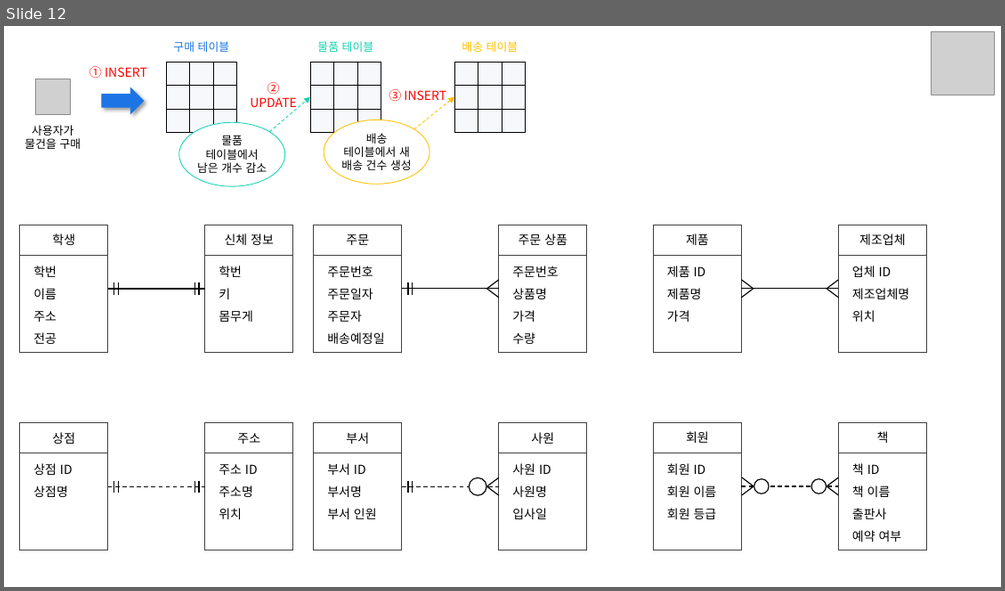
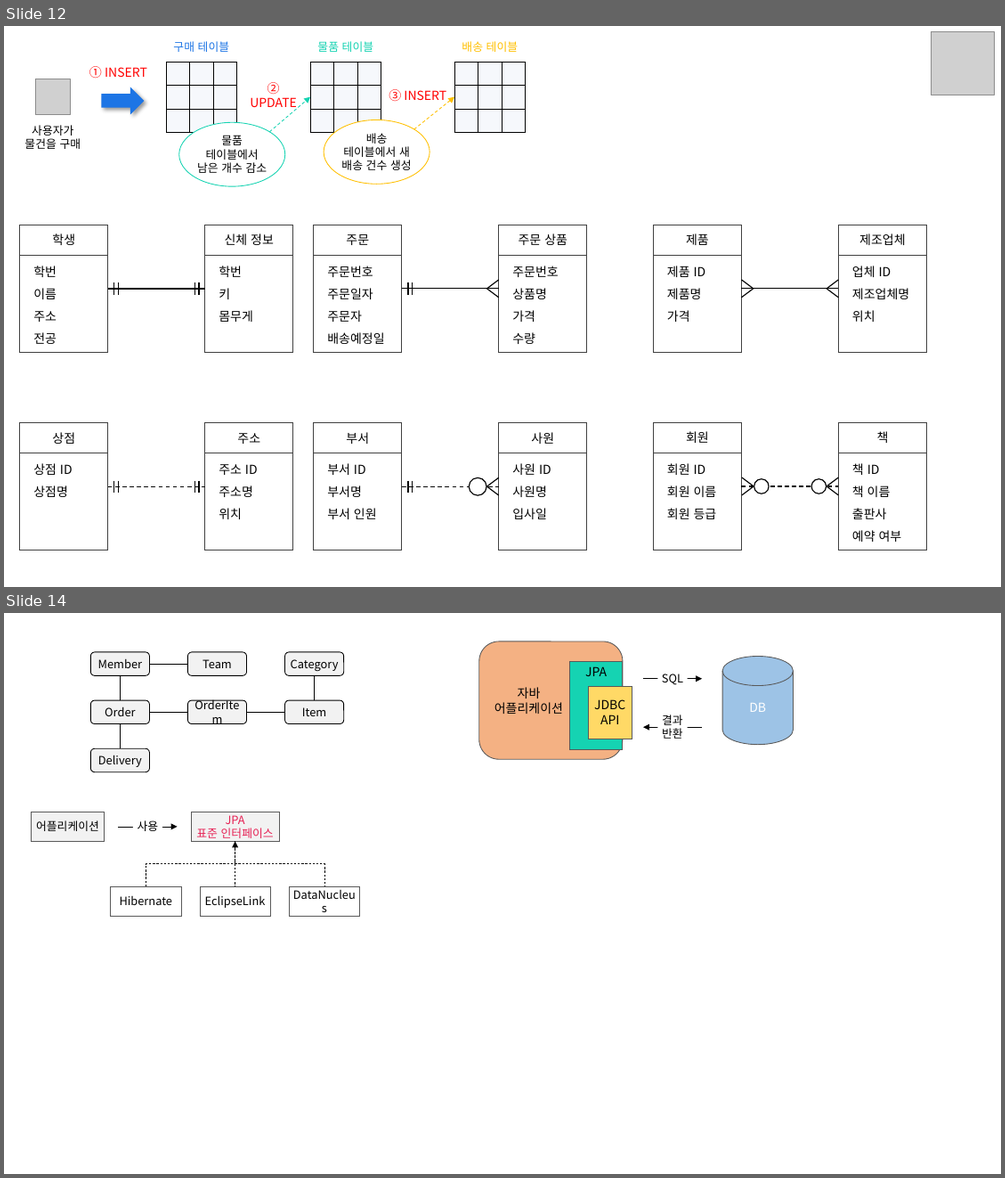
Before and after one commit to siwon-park/BackEnd-Study, a slide deck: PPT_Image.pptx. Shown one above the other, each under a label of ours: slide 12 before the commit, slides 12 and 14 after it; the slides between them are not shown. The pictures are 1005x591 and 1005x1178 pixels, drawn with LibreOffice and Linux fonts; fonts in the diff are those of the drawing; grey boxes stand for pictures. Boxes give left, top, right and bottom in pixels: in the first picture for what was removed or moved away, otherwise in the second. Text is boxed around its words. In the diff, an @@ line names an element or a change of style, - is before the commit and + after.

```diff
--- a/PPT_Image.pptx
+++ b/PPT_Image.pptx
@@ slide 14 added at <box>4,613,1001,1174</box>, background #FFFFFF @@
@@ rounded rectangle added at <box>90,652,150,675</box>, fill #F2F2F2, outline #000000 0.75 pt, 11 pt, text #000000 @@
+Member
@@ line added from (188, 664) to (150, 664), #000000 0.5 pt @@
@@ rounded rectangle added at <box>188,652,247,675</box>, fill #F2F2F2, outline #000000 0.75 pt, 11 pt, text #000000 @@
+Team
@@ rounded rectangle added at <box>285,652,344,675</box>, fill #F2F2F2, outline #000000 0.75 pt, 11 pt, text #000000 @@
+Category
@@ rounded rectangle added at <box>479,641,623,759</box>, fill #F4B183, outline #595959 0.75 pt, 12 pt, text #000000 @@
+자바
+어플리케이션
@@ rectangle added at <box>569,662,623,750</box>, fill #15D3B2, outline #595959 0.75 pt, 12 pt, text #000000 @@
+JPA
@@ cylinder added at <box>722,657,793,745</box>, fill #9DC3E6, outline #595959 0.75 pt, 12 pt, text #FFFFFF @@
+DB
@@ line added from (120, 676) to (120, 700), #000000 0.5 pt @@
@@ line added from (315, 676) to (315, 700), #000000 0.5 pt @@
@@ rectangle added at <box>588,686,631,739</box>, fill #FFD966, outline #595959 0.75 pt, 12 pt, text #000000 @@
+JDBC
+API
@@ arrow added from (643, 679) to (702, 679), #000000 0.5 pt @@
@@ text added at <box>662,674,683,685</box>, 11 pt, text #000000 @@
+SQL
@@ rounded rectangle added at <box>90,700,150,723</box>, fill #F2F2F2, outline #000000 0.75 pt, 11 pt, text #000000 @@
+Order
@@ line added from (188, 713) to (150, 713), #000000 0.5 pt @@
@@ rounded rectangle added at <box>188,700,247,723</box>, fill #F2F2F2, outline #000000 0.75 pt, 11 pt, text #000000 @@
+OrderItem
@@ line added from (285, 713) to (247, 713), #000000 0.5 pt @@
@@ rounded rectangle added at <box>285,700,344,723</box>, fill #F2F2F2, outline #000000 0.75 pt, 11 pt, text #000000 @@
+Item
@@ line added from (120, 723) to (120, 748), #000000 0.5 pt @@
@@ arrow added from (702, 728) to (643, 728), #000000 0.5 pt @@
@@ rectangle added at <box>657,720,687,735</box>, fill #FFFFFF, 11 pt, text #000000 @@
+결과
+반환
@@ rounded rectangle added at <box>90,748,150,771</box>, fill #F2F2F2, outline #000000 0.75 pt, 11 pt, text #000000 @@
+Delivery
@@ rectangle added at <box>31,811,105,841</box>, fill #F2F2F2, outline #595959 0.75 pt, 11 pt, text #000000 @@
+어플리케이션
@@ text added at <box>138,820,159,831</box>, 11 pt, text #000000 @@
+사용
@@ rectangle added at <box>191,811,279,841</box>, fill #F2F2F2, outline #595959 0.75 pt, 11 pt, text #E62154 @@
+JPA
+표준 인터페이스
@@ arrow added from (119, 827) to (178, 827), #000000 0.5 pt @@
@@ elbow arrow added from (146, 887) to (235, 841), #000000 0.5 pt dashed @@
@@ elbow line added from (235, 841) to (324, 887), #000000 0.5 pt dashed @@
@@ line added from (235, 841) to (235, 887), #000000 0.5 pt dashed @@
@@ rectangle added at <box>111,887,181,916</box>, fill #FFFFFF, outline #595959 0.75 pt, 11 pt, text #000000 @@
+Hibernate
@@ rectangle added at <box>200,887,270,916</box>, fill #FFFFFF, outline #595959 0.75 pt, 11 pt, text #000000 @@
+EclipseLink
@@ rectangle added at <box>289,887,359,916</box>, fill #FFFFFF, outline #595959 0.75 pt, 11 pt, text #000000 @@
+DataNucleus
```
Also in this commit, not shown: 1 slide changed, 1 other file.
